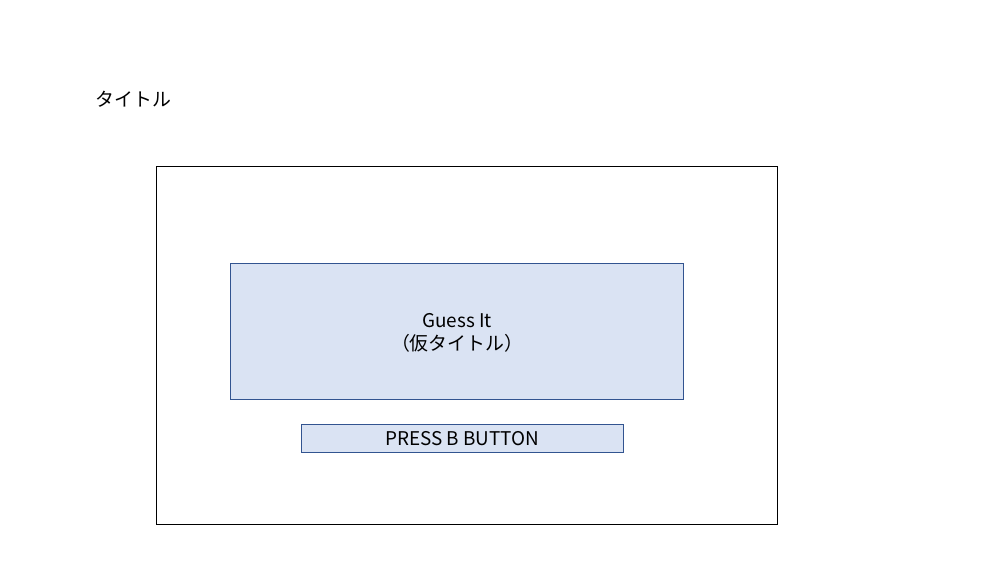
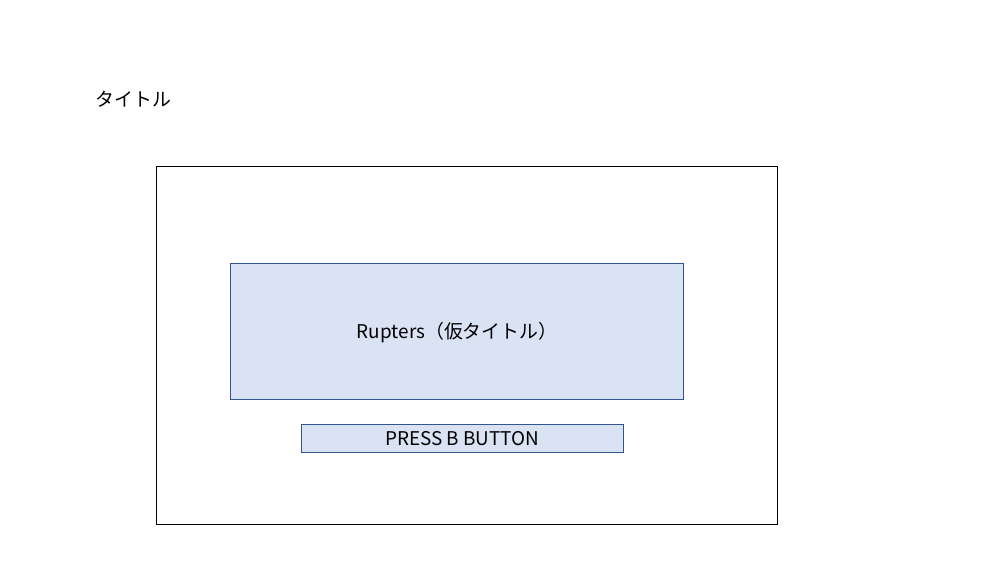
Before and after one commit to soushi1116/Employment, a slide deck: slide 3 of 仕様書/シーン.pptx. Drawn at 1008x567 pixels with LibreOffice and Linux fonts; fonts in the diff are those of the drawing. Boxes give left, top, right and bottom in pixels: in the first picture for what was removed or moved away, otherwise in the second. Text is boxed around its words. In the diff, an @@ line names an element or a change of style, - is before the commit and + after.

```diff
--- a/仕様書/シーン.pptx
+++ b/仕様書/シーン.pptx
@@ text in rectangle at [357, 322, 558, 343]: text changed @@
-Guess It
-（仮タイトル）
+Rupters（仮タイトル）
```
Also in this commit, not shown: 2 other files.
